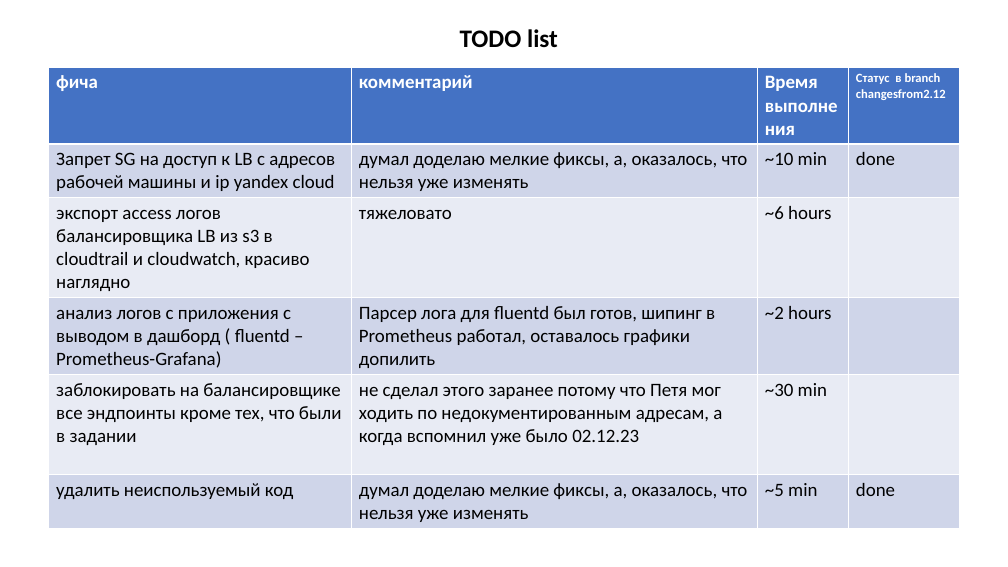
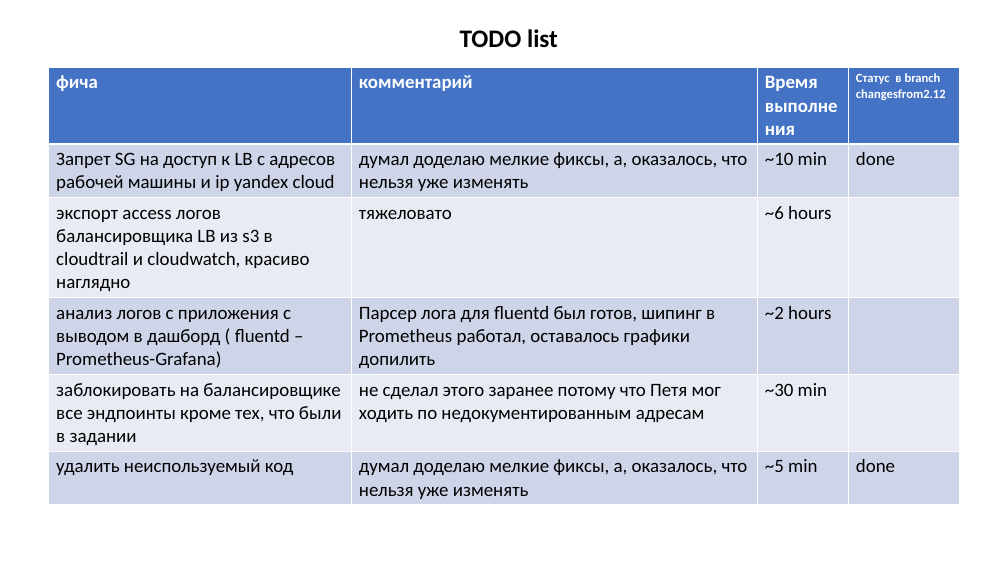
Before and after one commit to runalsh/yandex-young-devops-training, a slide deck: slide 25 of presentation.pptx. Drawn at 1008x567 pixels with LibreOffice and Linux fonts; fonts in the diff are those of the drawing. Boxes give left, top, right and bottom in pixels: in the first picture for what was removed or moved away, otherwise in the second. Text is boxed around its words. In the diff, an @@ line names an element or a change of style, - is before the commit and + after.

```diff
--- a/presentation.pptx
+++ b/presentation.pptx
@@ table at <box>48,67,959,503</box> @@
-row 5, column 2: не сделал этого заранее потому что Петя мог ходить по недокументированным адресам, а когда вспомнил уже было 02.12.23
+row 5, column 2: не сделал этого заранее потому что Петя мог ходить по недокументированным адресам
```
